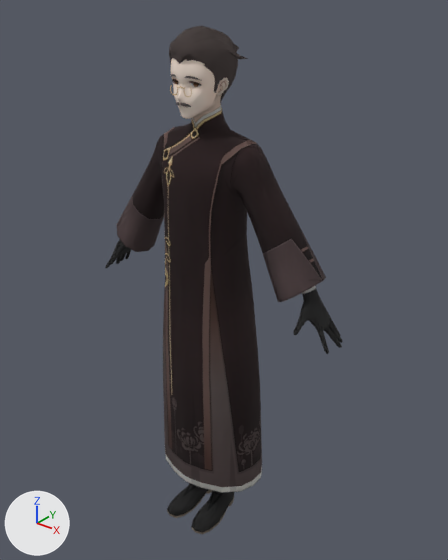
An edit to the glTF model Hu Tao's Father/Hu Tao's Father.glb, drawn before and after from the same camera.
Rendered twice from a camera (50 mm lens) standing at (1.277, -1.494, 1.979) and looking at (0.023, 0.074, 1.006). Every picture has the same lights, and +X, +Y and +Z are marked at lower left. The first picture is the older version.

Names of what the first picture shows: 'Body_UV3', 'Face', 'Hair_UV3', 'NPC_Item_Moustache04_Model' and 1 more.
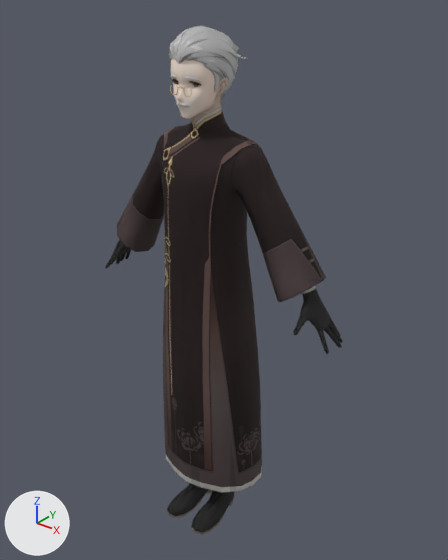
Changed parts and their boxes (x1, y1, x2, y2) in the pictures (448 x 560 px):
```json
{"object": "Hair_UV3", "change": "surface changed", "before": [169, 25, 248, 103], "after": [169, 25, 248, 103], "on screen": "black to grey"}
{"object": "NPC_Item_Moustache04_Model", "change": "surface changed", "before": [176, 102, 191, 107], "after": [176, 102, 191, 107]}
```

Edits to the scene script, one JSON object a line:
```json
{"op": "add", "block": "img_npc_item_moustache_tex_diffuse", "code": ["img_npc_item_moustache_tex_diffuse = load_image('NPC_Item_Moustache_Tex_Diffuse', '_unpacked/NPC_Item_Moustache_Tex_Diffuse', 512, 512, 'sRGB')"]}
{"op": "add", "block": "img_npc_male_hair011_tex_diffuse", "code": ["img_npc_male_hair011_tex_diffuse = load_image('NPC_Male_Hair011_Tex_Diffuse', '_unpacked/NPC_Male_Hair011_Tex_Diffuse', 512, 512, 'sRGB')"]}
{"op": "add", "block": "img_npc_male_face004_01_tex_diffuse", "code": ["img_npc_male_face004_01_tex_diffuse = load_image('NPC_Male_Face004_01_Tex_Diffuse', '_unpacked/NPC_Male_Face004_01_Tex_Diffuse', 1024, 1024, 'sRGB')"]}
{"op": "set", "path": "mat_npc_male_face004_01_mat.texture", "old": "img_npc_male_face004_01_tex_diffuse_colored", "new": "img_npc_male_face004_01_tex_diffuse", "note": "with its transparency"}
{"op": "set", "path": "mat_npc_male_face004_01_mat.roughness", "old": "1.0", "new": "0.85"}
{"op": "set", "path": "mat_npc_male_hair011_mat.texture", "old": "img_npc_male_hair011_tex_diffuse_colored", "new": "img_npc_male_hair011_tex_diffuse", "note": "with its transparency"}
{"op": "set", "path": "mat_npc_male_hair011_mat.roughness", "old": "1.0", "new": "0.85"}
{"op": "set", "path": "mat_npc_item_moustache_mat.texture", "old": "img_npc_item_moustache_tex_diffuse_colored", "new": "img_npc_item_moustache_tex_diffuse", "note": "with its transparency"}
{"op": "set", "path": "mat_npc_item_moustache_mat.roughness", "old": "1.0", "new": "0.85"}
```
